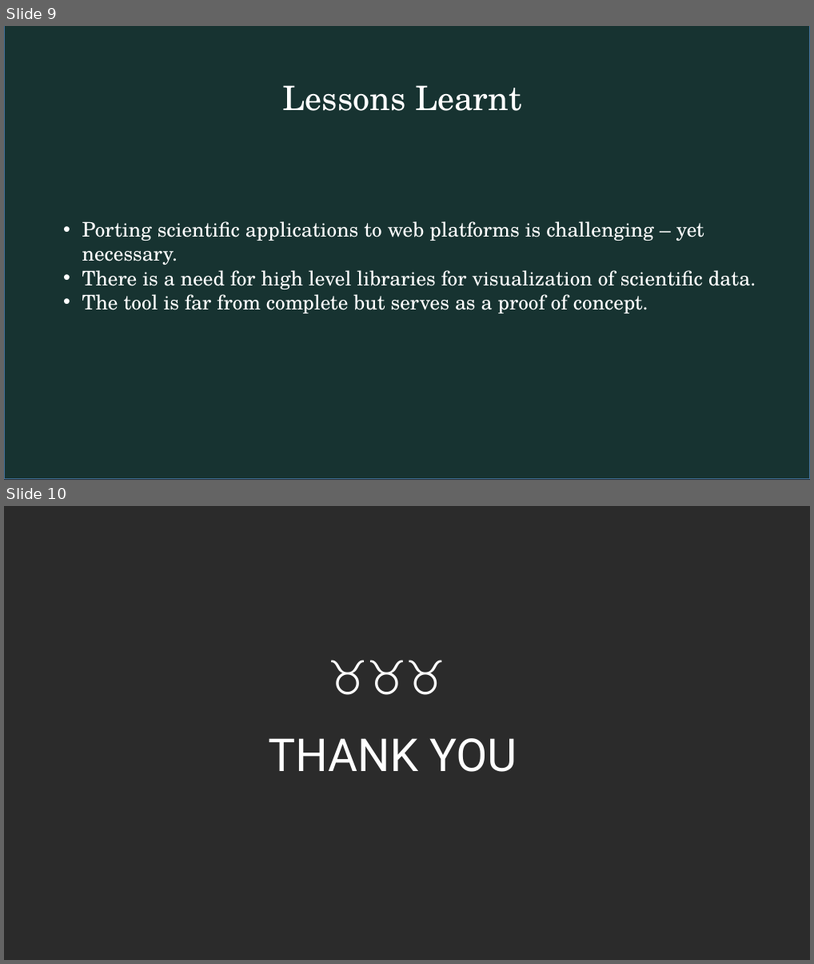
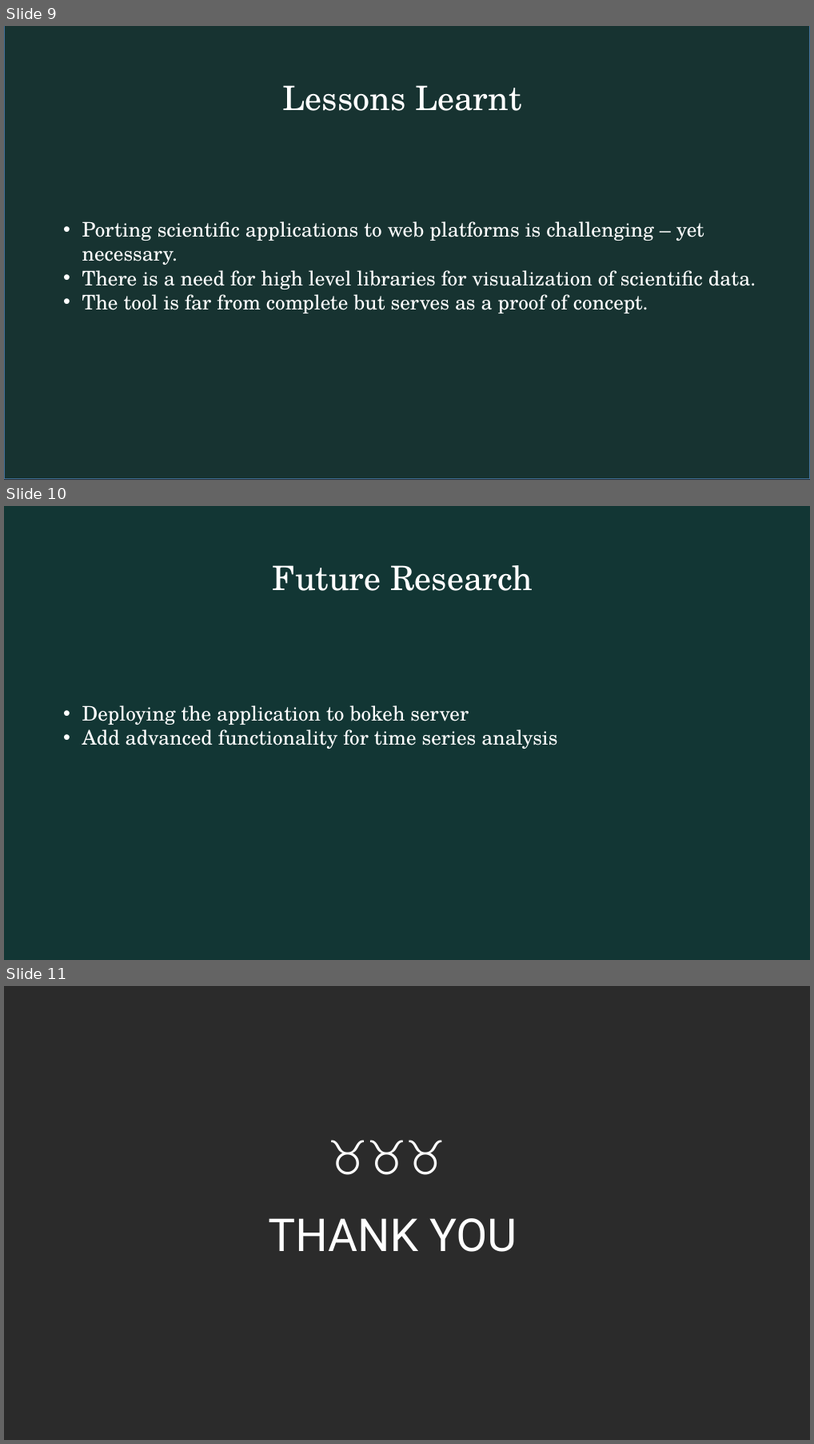
Before and after one commit to BIDS-collaborative/save-seistool, a slide deck: Presentation.pptx. Shown one above the other, each under a label of ours: slides 9 and 10 before the commit, slides 9, 10 and 11 after it. The pictures are 814x964 and 814x1444 pixels, drawn with LibreOffice and Linux fonts; fonts in the diff are those of the drawing; background and template pictures are left out; a plain dark background stands for a picture behind light text. Boxes give left, top, right and bottom in pixels: in the first picture for what was removed or moved away, otherwise in the second. Text is boxed around its words. In the diff, an @@ line names an element or a change of style, - is before the commit and + after.

Commit message:
Updated

```diff
--- a/Presentation.pptx
+++ b/Presentation.pptx
@@ slide 10 added at (4, 506, 810, 960), background #123634 @@
@@ text added at (273, 565, 533, 591), 40 pt, text #FFFFFF @@
+Future Research
@@ text added at (82, 705, 558, 748), 24 pt, text #FFFFFF @@
+• Deploying the application to bokeh server
+• Add advanced functionality for time series analysis
@@ what was slide 10 is now slide 11 @@
```
